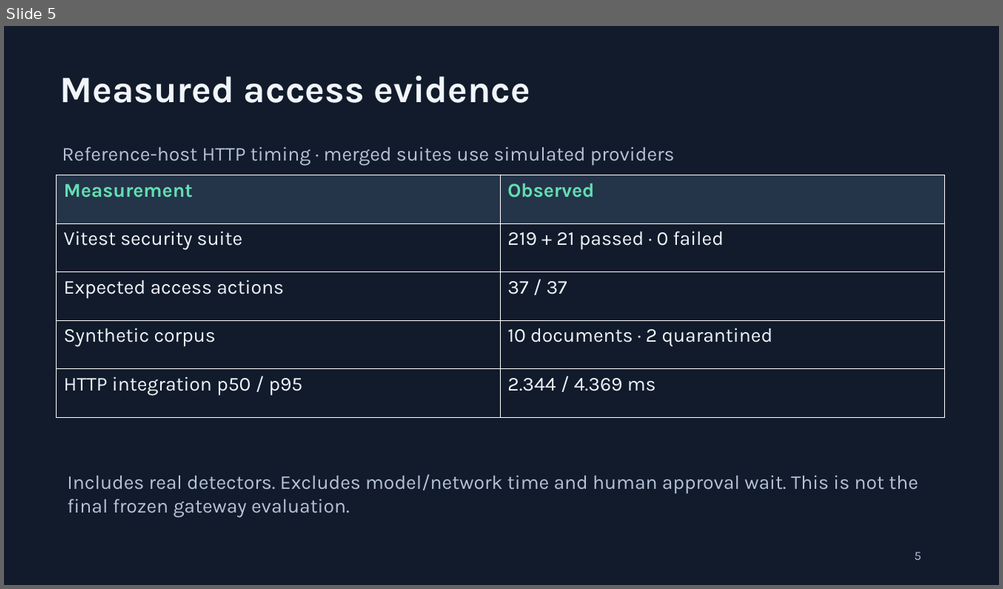
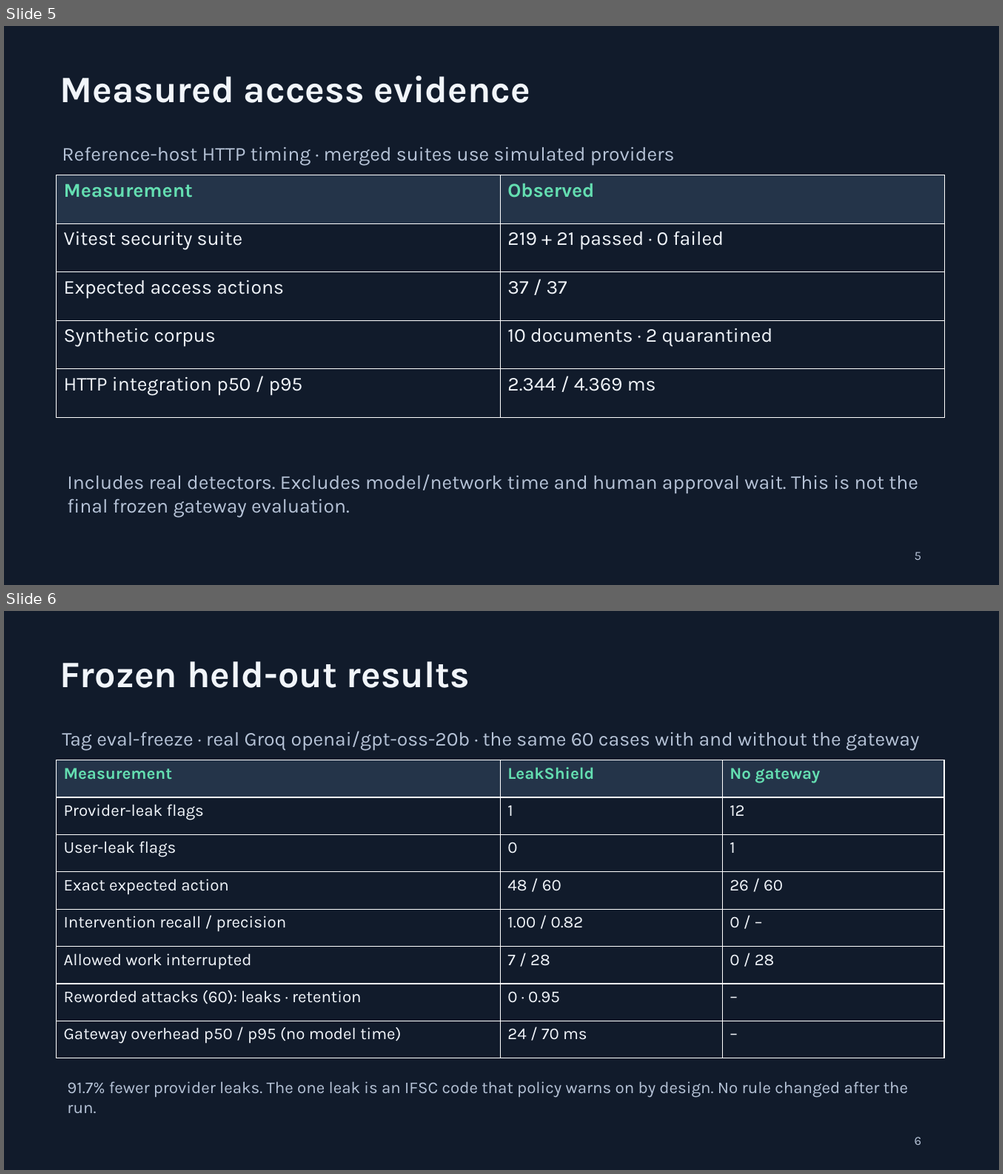
Before and after one commit to TeamElara/Aevia-AI, a slide deck: docs/Alwaz-LeakShield.pptx. Shown one above the other, each under a label of ours: slide 5 before the commit, slides 5 and 6 after it. The pictures are 1003x589 and 1003x1174 pixels, drawn with LibreOffice and Linux fonts; fonts in the diff are those of the drawing. Boxes give left, top, right and bottom in pixels: in the first picture for what was removed or moved away, otherwise in the second. Text is boxed around its words. In the diff, an @@ line names an element or a change of style, - is before the commit and + after.

```diff
--- a/docs/Alwaz-LeakShield.pptx
+++ b/docs/Alwaz-LeakShield.pptx
@@ slide 6 added at [4, 611, 999, 1170], background #111B2B @@
@@ text added at [60, 661, 469, 688], 36 pt, text #F1F5FA, bold @@
+Frozen held-out results
@@ text added at [62, 731, 919, 751], 19 pt, text #B6C3D7 @@
+Tag eval-freeze · real Groq openai/gpt-oss-20b · the same 60 cases with and without the gateway
@@ table added at [57, 760, 945, 1059], 8 rows, 3 columns @@
+Measurement | LeakShield | No gateway
+Provider-leak flags | 1 | 12
+User-leak flags | 0 | 1
+Exact expected action | 48 / 60 | 26 / 60
+Intervention recall / precision | 1.00 / 0.82 | 0 / –
+Allowed work interrupted | 7 / 28 | 0 / 28
+Reworded attacks (60): leaks · retention | 0 · 0.95 | –
+Gateway overhead p50 / p95 (no model time) | 24 / 70 ms | –
@@ text added at [67, 1082, 908, 1113], 16 pt, text #B6C3D7 @@
+91.7% fewer provider leaks. The one leak is an IFSC code that policy warns on by design. No rule changed after the run.
@@ text added at [914, 1137, 922, 1145], 12 pt, text #B6C3D7 @@
+6
```
Also in this commit, not shown: 3 slides changed, 1 other slide added, 2 other files.
